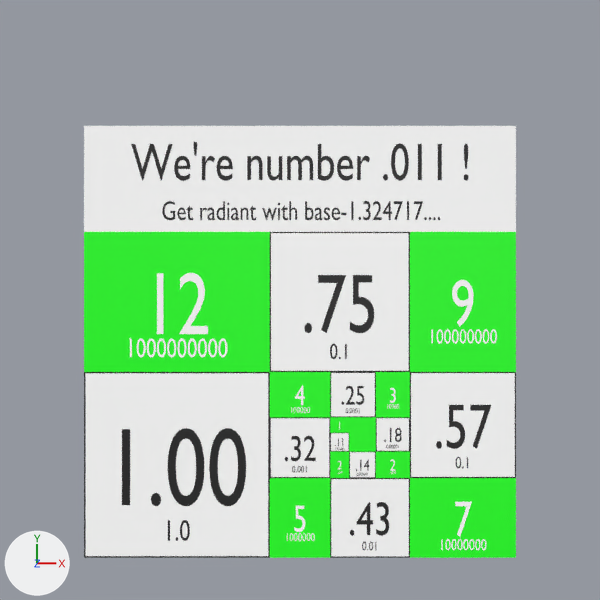
A saved change to the Blender file blender/radiant-rhos5.blend.
Both versions are drawn from the file's camera 'Camera'. Every picture has the same lights, and +X, +Y and +Z are marked at lower left. Text is drawn in Blender's own font.

Names of what the first picture shows: 'Font Object', 'Font Object.001', 'Font Object.018', 'Font Object.031', 'Font Object.032', 'Font Object.033', 'Font Object.034', 'Font Object.035', 'Font Object.036', 'Font Object.037', 'background', 'heading_background', 'square-10-mask', 'square-11-mask', 'square-12-mask', 'square-13-mask', 'square-8-mask', 'square-9-mask'.
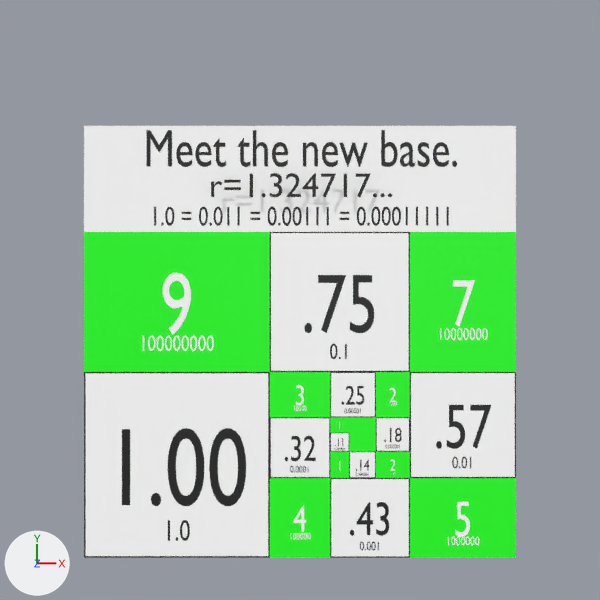
The change, as a list of edits to the scene's bpy script:
```text
Change txt_objectsize_1449:
    txt_objectsize_1449.body: "We're number .011 !" -> 'Meet the new base.'
Change txt_objectsize_1450:
    txt_objectsize_1450.body: 'Get radiant with base-1.324717....' -> '1.0 = 0.011 = 0.00111 = 0.00011111'
Change txt_objectsize_1481:
    txt_objectsize_1481.body: '7' -> '5'
Change txt_objectsize_1483:
    txt_objectsize_1483.body: '9' -> '7'
Change txt_objectsize_1485:
    txt_objectsize_1485.body: '12' -> '9'
Change txt_objectsize_1486:
    txt_objectsize_1486.body: '1000000000' -> '100000000'
Add txt_rho_004:
    txt_rho_004 = bpy.data.curves.new('rho.004', 'FONT')
    txt_rho_004.body = 'r=1.324717...'
    txt_rho_004.materials.append(mat_black)  # black #000000
    txt_rho_004.align_x = 'CENTER'
    txt_rho_004.align_y = 'CENTER'
Change ob_font_object:
    ob_font_object.location: (-0.303, 1.427, 0.001) -> (-0.303, 1.499, 0.001)
Change ob_font_object_001:
    ob_font_object_001.location: (-0.303, 1.175, 0.001) -> (-0.303, 1.147, 0.001)
Change ob_font_object_031:
    ob_font_object_031.location: (-0.31, -0.544, 0.001) -> (-0.31, -0.539, 0.001)
    ob_font_object_031.scale: (0.045, 0.06, 1.0) -> (0.0378, 0.0504, 1.0)
Change ob_font_object_033:
    ob_font_object_033.location: (0.55, -0.585, 0.001) -> (0.55, -0.564, 0.001)
    ob_font_object_033.scale: (0.063, 0.084, 1.0) -> (0.0504, 0.0672, 1.0)
Change ob_font_object_035:
    ob_font_object_035.location: (0.55, 0.513, 0.001) -> (0.55, 0.526, 0.001)
    ob_font_object_035.scale: (0.081, 0.108, 1.0) -> (0.0666, 0.0888, 1.0)
Change ob_font_object_037:
    ob_font_object_037.location: (-0.96, 0.451, 0.001) -> (-0.96, 0.477, 0.001)
    ob_font_object_037.scale: (0.108, 0.144, 1.0) -> (0.0882, 0.118, 1.0)
Add ob_greek_symbol:
    ob_greek_symbol = bpy.data.objects.new('Greek Symbol', txt_rho_004)
    ob_greek_symbol.location = (-0.303, 1.3, 0.06)
    ob_greek_symbol.scale = (0.18, 0.18, 1.0)
```

Boxes (x1, y1, x2, y2) around the edits, measured in the pictures (600 x 600 px):
'Font Object', text changed, moved: before (131, 142, 468, 181); after (147, 130, 457, 167)
'Font Object.001', text changed, moved: before (162, 201, 440, 220); after (154, 207, 449, 226)
'Font Object.036', text changed: before (157, 273, 208, 334); after (163, 273, 191, 335)
'Font Object.037', text changed, moved, rescaled (27% narrower, 15% shorter): before (130, 338, 227, 357); after (143, 335, 214, 351)
'Greek Symbol', added: after (211, 173, 392, 197)
'Font Object.034', text changed: before (452, 280, 474, 327); after (453, 280, 475, 327)
'Font Object.035', moved, rescaled (27% narrower, 19% shorter): before (431, 329, 497, 344); after (440, 328, 488, 340)
'Font Object.032', text changed: before (455, 502, 472, 536); after (455, 502, 470, 537)
'Font Object.033', moved, rescaled (30% narrower, 17% shorter): before (441, 539, 486, 550); after (448, 536, 479, 545)
'Font Object.031', moved, rescaled: before (287, 533, 315, 541); after (293, 533, 311, 540)
